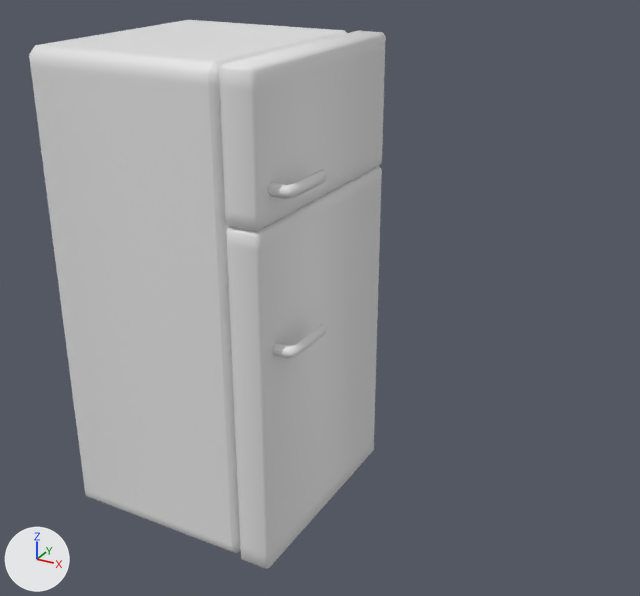
One commit to the FBX model Assets/Models/Fridge.fbx: the scene before it, then after it.
Camera for both pictures: a 50 mm camera at (2.06, -2.89, 2.46) aimed at (0.41, 0.09, 0.97). Every picture has the same lights, and +X, +Y and +Z are marked at lower left.

Objects in the first picture: 'JääkaappiOvi', 'JääkaappiPakastin', 'PakastinOvi'.
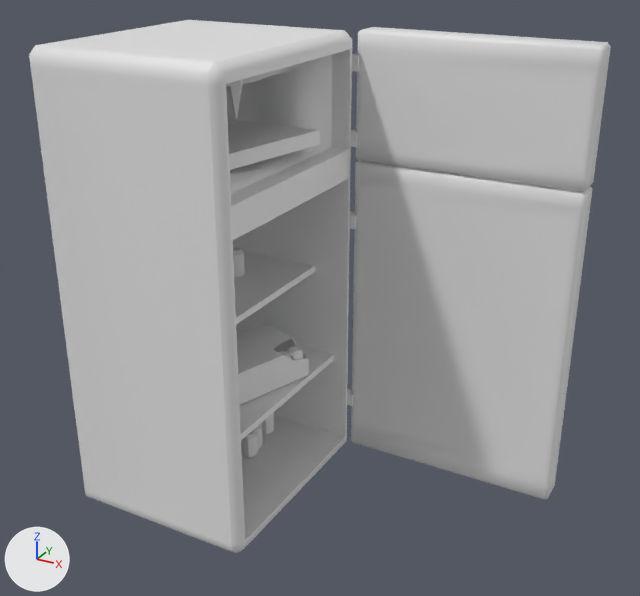
Changed parts and their boxes (x1, y1, x2, y2) in the pictures (640 x 596 px):
'JääkaappiOvi', turned
    before: (226, 166, 382, 569)
    after: (351, 161, 592, 500)
'PakastinOvi', turned
    before: (219, 31, 386, 232)
    after: (356, 27, 611, 192)

What the commit changed:
Object 'JääkaappiOvi' (ob_jääkaappiovi) turns from (0, 0, 0) to (0, 90, 0) degrees about x, y and z.
Object 'PakastinOvi' (ob_pakastinovi) turns from (0, 0, 0) to (0, 90, 0) degrees about x, y and z.
